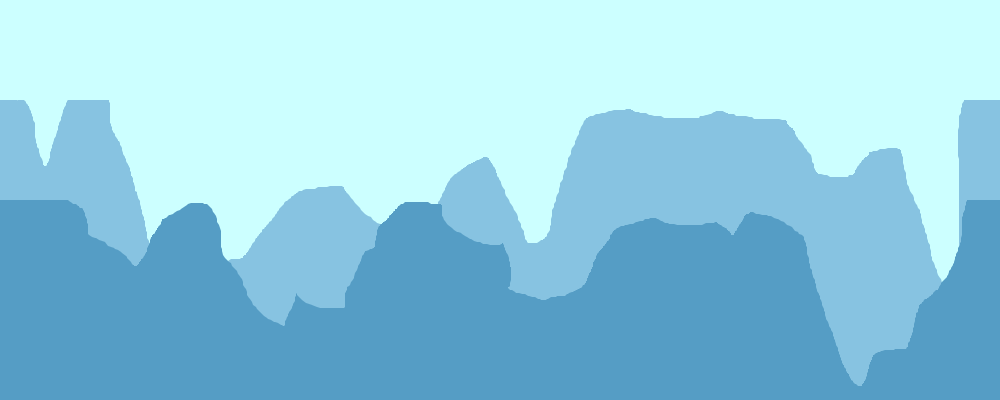
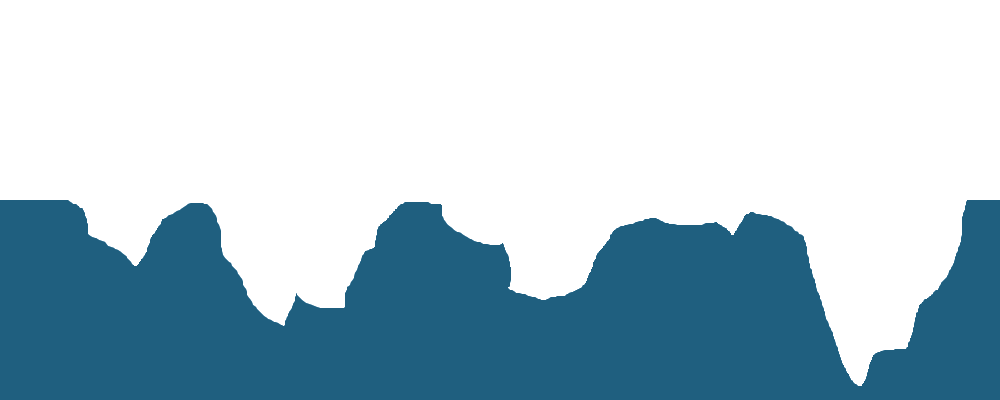
Before/after of a 1000x400 layered artwork. What changed in the layer stack:
painted on "Arrière-plan" over box(0, 200, 1000, 400)
hid "Calque", painted on it over box(0, 100, 1000, 400)
hid "Calque #1", painted on it over box(0, 0, 1000, 400)
